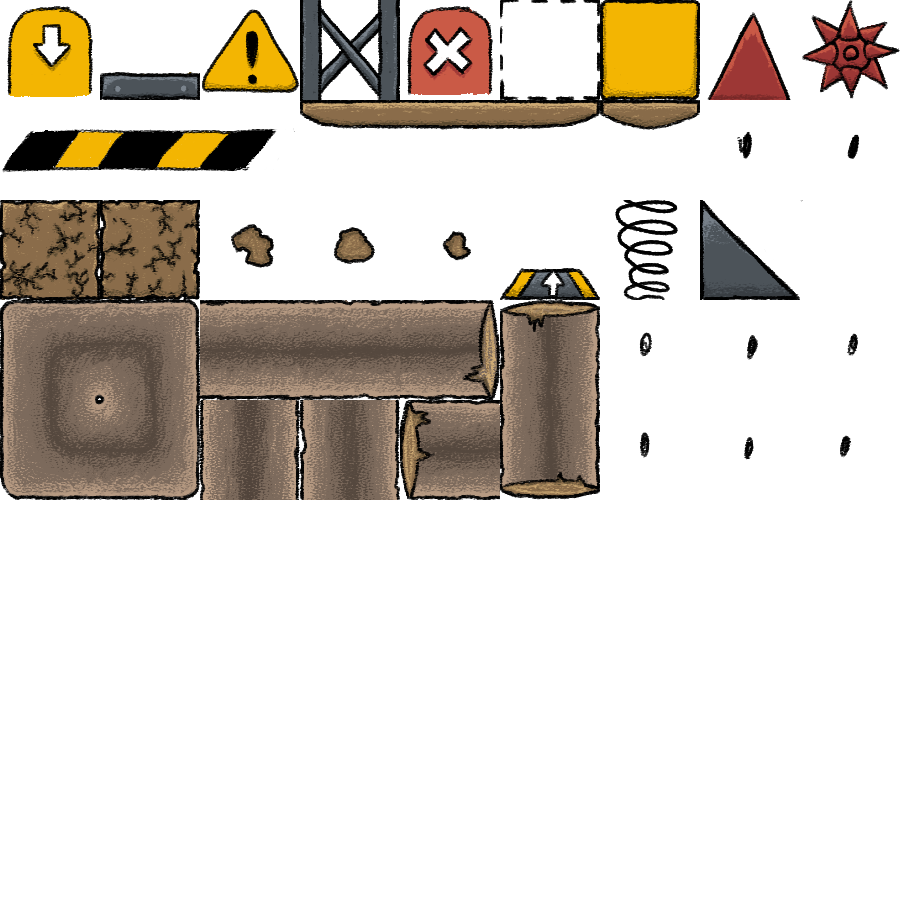
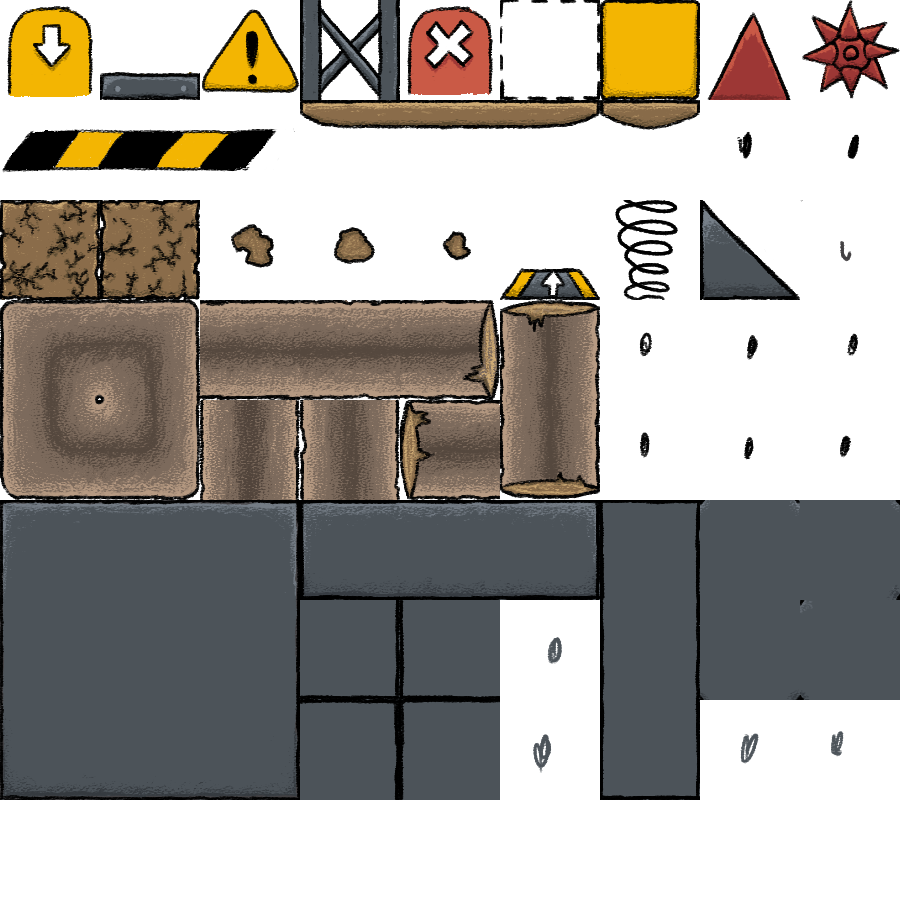
Before/after of a 900 × 900 layered artwork. What changed in the layer stack:
added layer "X Fix" above "Outline" over [422, 19, 474, 78]
painted on "Outline" over [0, 241, 852, 800]
painted on "Shading" over [1, 71, 900, 800]
painted on "Color" over [0, 500, 900, 800]
